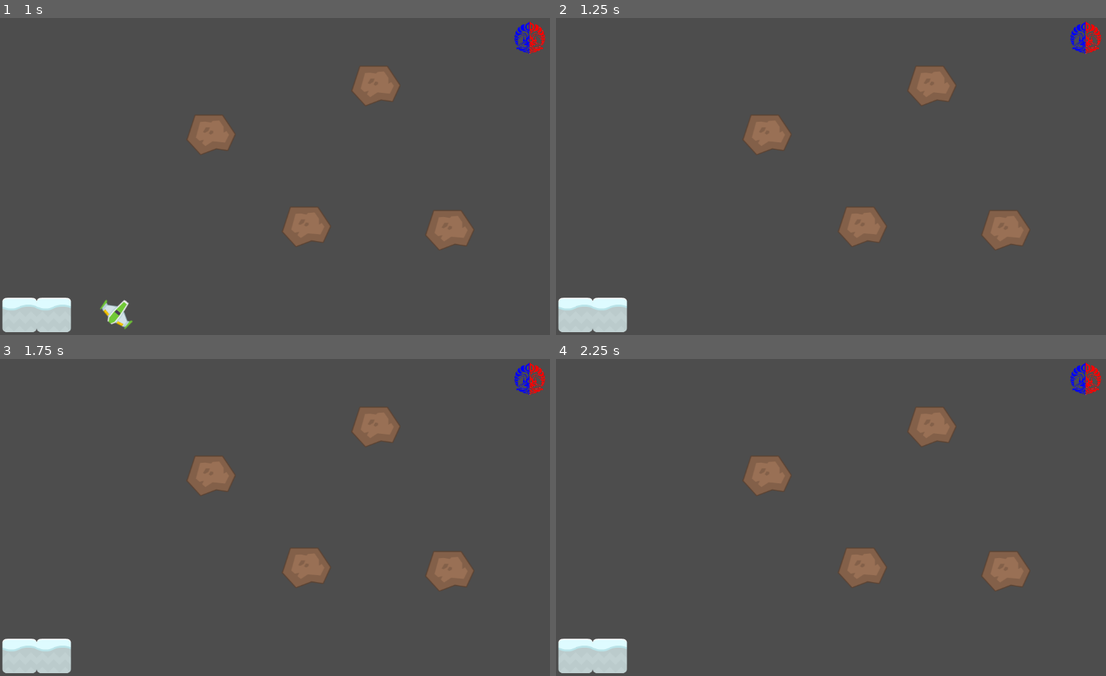
Above: before the commit, frames 1-4 (two rows, left to right).
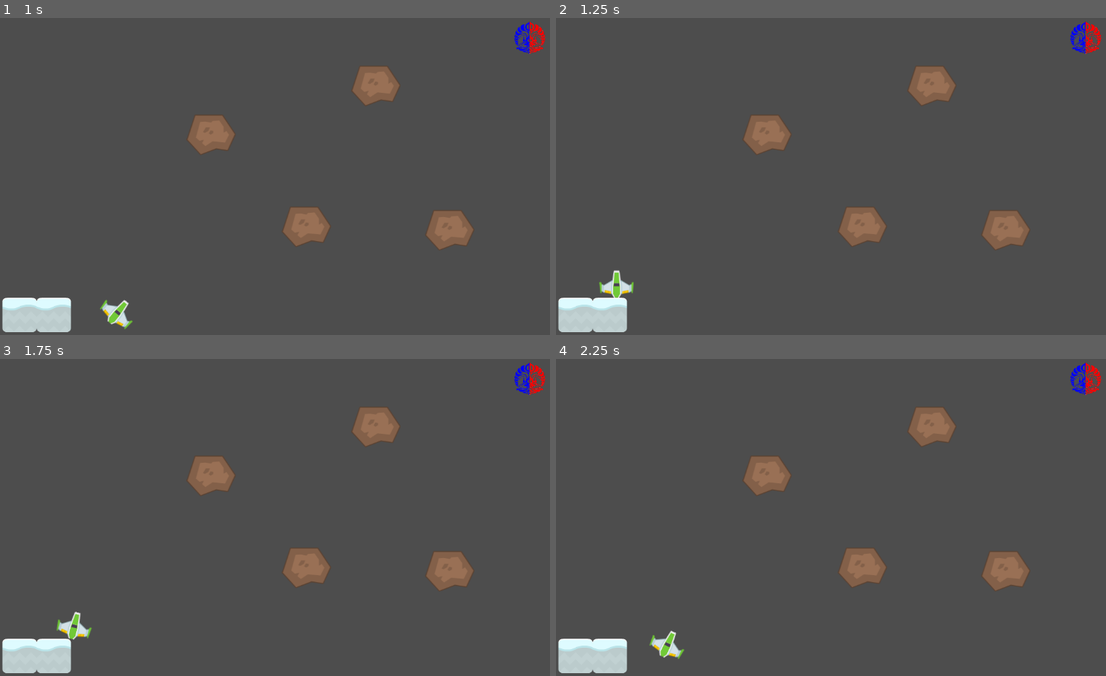
Above: after the commit, the same moments.

Repository: DwikyAhmad/tutorial2-gamedev
Game: Godot game, scene res://scenes/NewLevel.tscn
The game is run twice, just before and just after one commit, with the same random seed, the same clock (stepped at 60 frames per second) and the same inputs. This scene is started directly instead of the project's main scene.
Inputs:
- Up to frame 1 (1 s): tap Enter at 0.5 s; hold Right (ui_right) from 0.53 s (still down)
- Up to frame 2 (1.25 s): keep holding Right (ui_right)
- Up to frame 3 (1.75 s): release Right (ui_right) at 1.28 s; hold Down (move_down) from 1.28 s (still down)
- Up to frame 4 (2.25 s): release Down (move_down) at 2.03 s; hold Right (ui_right) from 2.03 s (still down)

Frame 1 is identical in both runs. In frame 2, 0.3% of the frame differs, in the area x 7-15%, y 79-89%; in frame 3, 0.3%, in the area x 10-17%, y 79-89%; in frame 4, 0.3%.

Commit message:
feat: Make MainLevel change to next newLevel and reset if ship falls on new level

Diff:
--- a/scenes/ObjectiveArea.gd
+++ b/scenes/ObjectiveArea.gd
@@ -6,3 +6,5 @@
 
 	if (body.name == "GreenShip"):
 		print("Reached objective!")
+
+	get_tree().change_scene_to_file("res://scenes/NewLevel.tscn")
--- a/scenes/greenShip.gd
+++ b/scenes/greenShip.gd
@@ -1,13 +1,13 @@
 extends RigidBody2D
 
-var speed = 400  # Movement speed in pixels per second
-var jump_force = -500  # Upward force when moving up
+var speed = 400 # Movement speed in pixels per second
+var jump_force = -500 # Upward force when moving up
 var initial_position: Vector2
 
 func _ready() -> void:
 	# Set gravity scale for faster falling
 	gravity_scale = 2.0
-	initial_position = position  # Store initial position
+	initial_position = position # Store initial position
 	print("Greenship Initialized")
 
 
@@ -27,3 +27,9 @@
 	# Apply horizontal movement
 	movement.x = movement.x * speed
 	linear_velocity.x = movement.x
+
+	if position.y > get_viewport_rect().size.y:
+		reset_position()
+
+func reset_position() -> void:
+	get_tree().change_scene_to_file("res://scenes/NewLevel.tscn")
